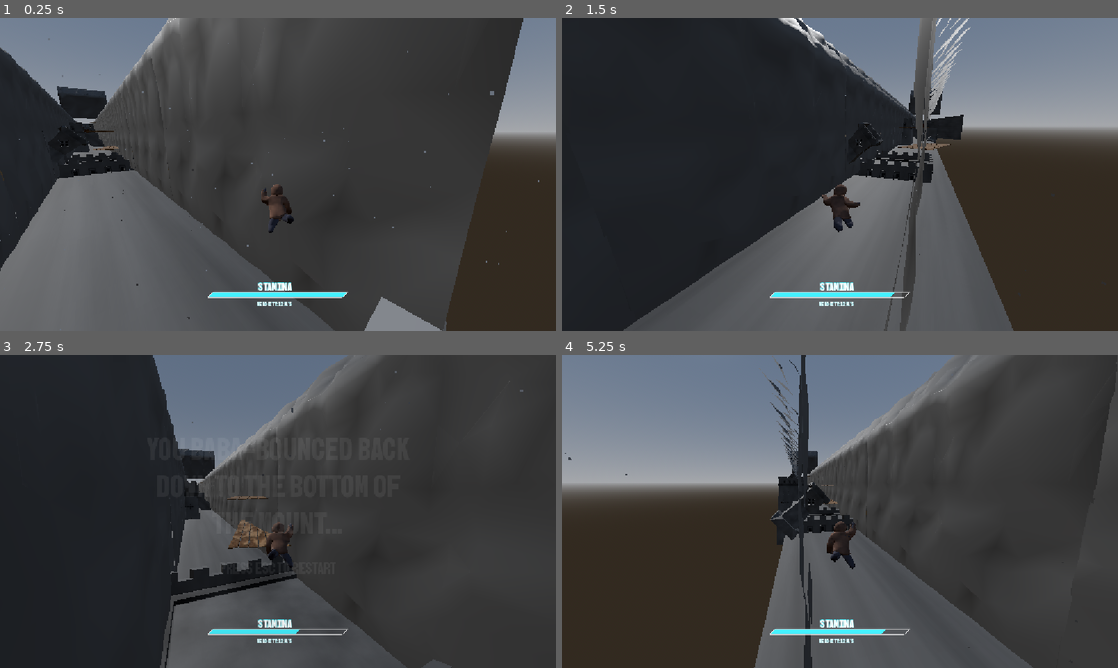
Above: before the commit, frames 1-4 (two rows, left to right).
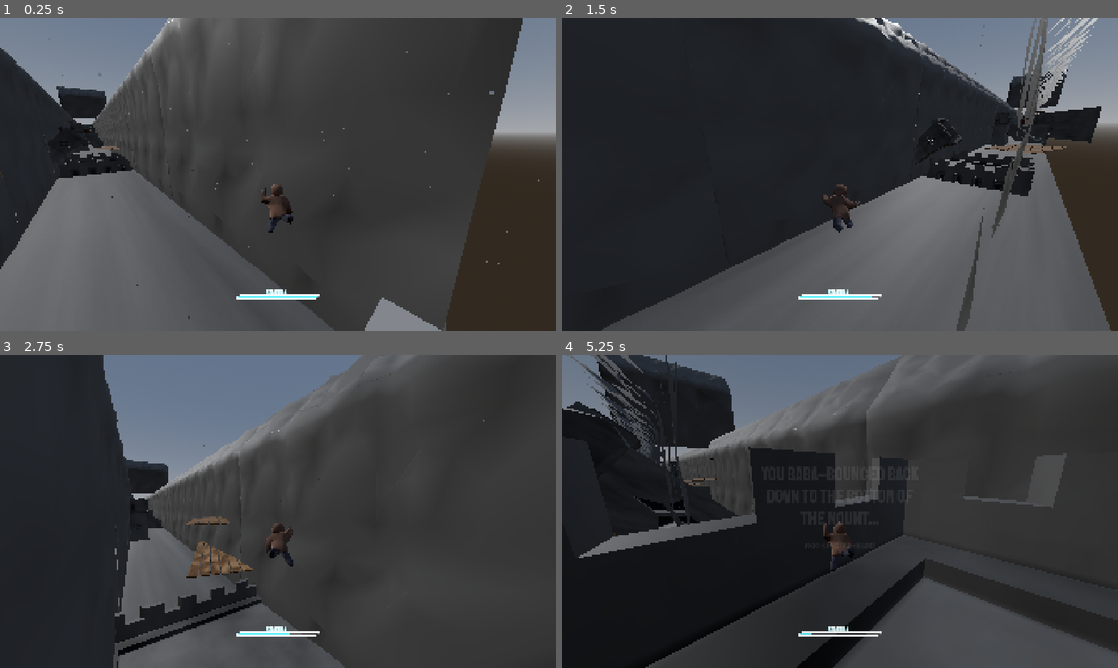
Above: after the commit, the same moments.

Repository: PortalGolem/havenIE2026GameJam
Game: Godot game, scene res://Scenes/Main.tscn
Same seed, same stepped clock (60 frames per second), same inputs: the game is played once before the commit and once after it.
Inputs (mouse positions are in pixels of both pictures, inside the frame that each line leads up to):
- Up to frame 1 (0.25 s): no input
- Up to frame 2 (1.5 s): move the mouse to (867, 174) at 0.52 s; hold Shift (Dash) 0.53-1.28 s; hold W (Forward) from 0.53 s (still down); tap Space (Jump) at 0.77, 0.8, 1.07, 1.35 s; move the mouse to (812, 174) at 1.27 s
- Up to frame 3 (2.75 s): keep holding W (Forward); tap Space (Jump) at 1.52, 1.82, 2.3 s; tap Shift (Dash) at 1.55 s; move the mouse to (289, 505) at 2.02 s; press the mouse at (289, 505) at 2.03 s
- Up to frame 4 (5.25 s): keep holding W (Forward); move the mouse to (834, 517) at 2.77 s; release the mouse at (834, 517) at 2.78 s; tap Shift (Dash) at 2.85, 4.55 s; tap Space (Jump) at 3.02, 3.32, 3.77, 3.8, 4.07, 4.35, 4.52, 4.82 s; move the mouse to (878, 514) at 3.52 s; hold Shift (Dash) 3.53-4.28 s; tap Escape (Settings) at 4.15 s; move the mouse to (795, 508) at 4.27 s; move the mouse to (845, 511) at 5.02 s; press the mouse at (845, 511) at 5.03 s

The runs differ from the first frame. In frame 1, 1.3% of the frame differs, in the area x 0-97%, y 0-100%; in frame 2, 27%; in frame 3, 16%; in frame 4, 51%, in the area x 0-100%, y 0-100%.

Commit message:
FINAL COMMIT.

Diff:
--- a/Objects/StanimaBarGUI.tscn
+++ b/Objects/StanimaBarGUI.tscn
@@ -19,9 +19,9 @@
 anchor_right = 0.5
 anchor_bottom = 1.0
 offset_left = -143.99994
-offset_top = 542.00006
+offset_top = 931.0
 offset_right = 49.919006
-offset_bottom = -33.702576
+offset_bottom = 355.29736
 grow_horizontal = 2
 grow_vertical = 2
 scale = Vector2(1.48, 1.48)
@@ -66,6 +66,7 @@
 text = "STAMINA"
 
 [node name="VelocityBlue" type="RichTextLabel" parent="." unique_id=1677497314]
+visible = false
 layout_mode = 0
 offset_left = 37.16214
 offset_top = 27.702667
--- a/Player/PlayerController.gd
+++ b/Player/PlayerController.gd
@@ -304,6 +304,7 @@
 func check_dash():
 	if dashed && currentDashes < doubleJumpLimit && stanima > stanima_dash_cost:
 		currentDashes += 1
+		currentDashes = min(currentDashes, dashLimit)
 		stanima -= stanima_dash_cost
 		dashed = false
 		currentMovement = MOVEMENT_MODE.DASH
@@ -354,6 +355,7 @@
 	if jumped && currentDoubleJumps < doubleJumpLimit && stanima > stanima_jump_cost:
 		jumped = false
 		currentDoubleJumps += 1
+		currentDoubleJumps = min(currentDoubleJumps, doubleJumpLimit)
 		stanima -= stanima_jump_cost
 		velocity.y = 0
 		velocity += Vector3(doubleJumpVector.x, doubleJumpVector.y, -doubleJumpVector.z)
--- /dev/null
+++ b/Rooms/Random/LASTROOM.tscn
@@ -0,0 +1,145 @@
+[gd_scene format=3 uid="uid://c02spuc7305ws"]
+
+[ext_resource type="PackedScene" uid="uid://cecjcmhwohpui" path="res://Assets/Models/wall_terrain_large.tscn" id="1_v2ii7"]
+[ext_resource type="Texture2D" uid="uid://dnbrywea7oakp" path="res://Materials/Textures/Fortress Wall/Fortress_Wall_Color.png" id="2_il5cp"]
+[ext_resource type="PackedScene" uid="uid://b3ojylgg1ygnb" path="res://Assets/Models/fortress_small.tscn" id="3_fvhtk"]
+[ext_resource type="PackedScene" uid="uid://rw8u3lh3cxnu" path="res://Assets/Models/fortress_large.tscn" id="4_oinbb"]
+[ext_resource type="PackedScene" uid="uid://dwmjji4rgwwhq" path="res://Assets/Models/scaffolding_large.tscn" id="5_vxpr0"]
+[ext_resource type="PackedScene" uid="uid://cboce0h5dut80" path="res://Assets/Models/fortress_wall.tscn" id="6_oinbb"]
+
+[sub_resource type="BoxShape3D" id="BoxShape3D_nqcrh"]
+size = Vector3(76.92703, 12.517578, 1070.3954)
+
+[sub_resource type="StandardMaterial3D" id="StandardMaterial3D_fvhtk"]
+albedo_texture = ExtResource("2_il5cp")
+
+[sub_resource type="BoxMesh" id="BoxMesh_oinbb"]
+size = Vector3(63.843445, 12.417725, 1069.8544)
+
+[node name="Start" type="Node3D" unique_id=362747035]
+
+[node name="WallTerrain_Large5" parent="." unique_id=244975756 instance=ExtResource("1_v2ii7")]
+transform = Transform3D(-2.1855694e-08, 0, 0.5, 0, 0.5, 0, -0.5, 0, -2.1855694e-08, -18.929298, 18.05566, 37.65443)
+
+[node name="WallTerrain_Large6" parent="." unique_id=794121764 instance=ExtResource("1_v2ii7")]
+transform = Transform3D(-2.1855694e-08, 0, 0.5, 0, 0.5, 0, -0.5, 0, -2.1855694e-08, -18.929298, 18.05566, 115.216125)
+
+[node name="WallTerrain_Large7" parent="." unique_id=750821411 instance=ExtResource("1_v2ii7")]
+transform = Transform3D(-2.1855694e-08, 0, 0.5, 0, 0.5, 0, -0.5, 0, -2.1855694e-08, -18.929298, 18.05566, 193.14516)
+
+[node name="WallTerrain_Large8" parent="." unique_id=943974556 instance=ExtResource("1_v2ii7")]
+transform = Transform3D(-2.1855694e-08, 0, 0.5, 0, 0.5, 0, -0.5, 0, -2.1855694e-08, -18.929298, 18.05566, 270.69495)
+
+[node name="WallTerrain_Large9" parent="." unique_id=1935036561 instance=ExtResource("1_v2ii7")]
+transform = Transform3D(-2.1855694e-08, 0, 0.5, 0, 0.5, 0, -0.5, 0, -2.1855694e-08, -18.929298, 18.05566, 344.88455)
+
+[node name="WallTerrain_Large10" parent="." unique_id=1676333359 instance=ExtResource("1_v2ii7")]
+transform = Transform3D(-2.1855694e-08, 0, 0.5, 0, 0.5, 0, -0.5, 0, -2.1855694e-08, -18.929298, 18.05566, 422.44626)
+
+[node name="WallTerrain_Large11" parent="." unique_id=552323125 instance=ExtResource("1_v2ii7")]
+transform = Transform3D(-2.1855694e-08, 0, 0.5, 0, 0.5, 0, -0.5, 0, -2.1855694e-08, -18.929298, 18.05566, 500.37527)
+
+[node name="WallTerrain_Large12" parent="." unique_id=1167981766 instance=ExtResource("1_v2ii7")]
+transform = Transform3D(-2.1855694e-08, 0, 0.5, 0, 0.5, 0, -0.5, 0, -2.1855694e-08, -18.929298, 18.05566, 577.92505)
+
+[node name="WallTerrain_Large13" parent="." unique_id=1910944948 instance=ExtResource("1_v2ii7")]
+transform = Transform3D(-2.1855694e-08, 0, 0.5, 0, 0.5, 0, -0.5, 0, -2.1855694e-08, -18.929298, 18.05566, 646.4204)
+
+[node name="WallTerrain_Large14" parent="." unique_id=2086138320 instance=ExtResource("1_v2ii7")]
+transform = Transform3D(-2.1855694e-08, 0, 0.5, 0, 0.5, 0, -0.5, 0, -2.1855694e-08, -18.929298, 18.05566, 723.9821)
+
+[node name="WallTerrain_Large15" parent="." unique_id=1853807661 instance=ExtResource("1_v2ii7")]
+transform = Transform3D(-2.1855694e-08, 0, 0.5, 0, 0.5, 0, -0.5, 0, -2.1855694e-08, -18.929298, 18.05566, 801.91113)
+
+[node name="WallTerrain_Large16" parent="." unique_id=1684642277 instance=ExtResource("1_v2ii7")]
+transform = Transform3D(-2.1855694e-08, 0, 0.5, 0, 0.5, 0, -0.5, 0, -2.1855694e-08, -18.929298, 18.05566, 879.46094)
+
+[node name="WallTerrain_Large17" parent="." unique_id=570153760 instance=ExtResource("1_v2ii7")]
+transform = Transform3D(-2.1855694e-08, 0, 0.5, 0, 0.5, 0, -0.5, 0, -2.1855694e-08, -18.929298, 18.05566, 952.794)
+
+[node name="WallTerrain_Large18" parent="." unique_id=1407664628 instance=ExtResource("1_v2ii7")]
+transform = Transform3D(-2.1855694e-08, 0, 0.5, 0, 0.5, 0, -0.5, 0, -2.1855694e-08, -18.929298, 18.05566, 1030.3557)
+
+[node name="WallTerrain_Large19" parent="." unique_id=1648024140 instance=ExtResource("1_v2ii7")]
+transform = Transform3D(-2.1855694e-08, 0, -0.5, 0, 0.5, 0, 0.5, 0, -2.1855694e-08, 20.758917, 18.05566, 37.65443)
+
+[node name="WallTerrain_Large20" parent="." unique_id=1989932862 instance=ExtResource("1_v2ii7")]
+transform = Transform3D(-2.1855694e-08, 0, -0.5, 0, 0.5, 0, 0.5, 0, -2.1855694e-08, 20.758917, 18.05566, 115.216125)
+
+[node name="WallTerrain_Large21" parent="." unique_id=230763743 instance=ExtResource("1_v2ii7")]
+transform = Transform3D(-2.1855694e-08, 0, -0.5, 0, 0.5, 0, 0.5, 0, -2.1855694e-08, 20.758917, 18.05566, 193.14516)
+
+[node name="WallTerrain_Large22" parent="." unique_id=1087474604 instance=ExtResource("1_v2ii7")]
+transform = Transform3D(-2.1855694e-08, 0, -0.5, 0, 0.5, 0, 0.5, 0, -2.1855694e-08, 20.758917, 18.05566, 270.69495)
+
+[node name="WallTerrain_Large23" parent="." unique_id=1081569123 instance=ExtResource("1_v2ii7")]
+transform = Transform3D(-2.1855694e-08, 0, -0.5, 0, 0.5, 0, 0.5, 0, -2.1855694e-08, 20.758917, 18.05566, 344.88455)
+
+[node name="WallTerrain_Large24" parent="." unique_id=2117964440 instance=ExtResource("1_v2ii7")]
+transform = Transform3D(-2.1855694e-08, 0, -0.5, 0, 0.5, 0, 0.5, 0, -2.1855694e-08, 20.758917, 18.05566, 422.44626)
+
+[node name="WallTerrain_Large25" parent="." unique_id=1120582090 instance=ExtResource("1_v2ii7")]
+transform = Transform3D(-2.1855694e-08, 0, -0.5, 0, 0.5, 0, 0.5, 0, -2.1855694e-08, 20.758917, 18.05566, 500.37527)
+
+[node name="WallTerrain_Large26" parent="." unique_id=2082407268 instance=ExtResource("1_v2ii7")]
+transform = Transform3D(-2.1855694e-08, 0, -0.5, 0, 0.5, 0, 0.5, 0, -2.1855694e-08, 20.758917, 18.05566, 577.92505)
+
+[node name="WallTerrain_Large27" parent="." unique_id=1573599562 instance=ExtResource("1_v2ii7")]
+transform = Transform3D(-2.1855694e-08, 0, -0.5, 0, 0.5, 0, 0.5, 0, -2.1855694e-08, 20.758917, 18.05566, 646.4204)
+
+[node name="WallTerrain_Large28" parent="." unique_id=1476073636 instance=ExtResource("1_v2ii7")]
+transform = Transform3D(-2.1855694e-08, 0, -0.5, 0, 0.5, 0, 0.5, 0, -2.1855694e-08, 20.758917, 18.05566, 723.9821)
+
+[node name="WallTerrain_Large29" parent="." unique_id=432737372 instance=ExtResource("1_v2ii7")]
+transform = Transform3D(-2.1855694e-08, 0, -0.5, 0, 0.5, 0, 0.5, 0, -2.1855694e-08, 20.758917, 18.05566, 801.91113)
+
+[node name="WallTerrain_Large30" parent="." unique_id=274894941 instance=ExtResource("1_v2ii7")]
+transform = Transform3D(-2.1855694e-08, 0, -0.5, 0, 0.5, 0, 0.5, 0, -2.1855694e-08, 20.758917, 18.05566, 879.46094)
+
+[node name="WallTerrain_Large31" parent="." unique_id=1737857260 instance=ExtResource("1_v2ii7")]
+transform = Transform3D(-2.1855694e-08, 0, -0.5, 0, 0.5, 0, 0.5, 0, -2.1855694e-08, 20.758917, 18.05566, 952.794)
+
+[node name="WallTerrain_Large32" parent="." unique_id=1721014972 instance=ExtResource("1_v2ii7")]
+transform = Transform3D(-2.1855694e-08, 0, -0.5, 0, 0.5, 0, 0.5, 0, -2.1855694e-08, 20.672516, 18.05566, 1030.3557)
+
+[node name="End" type="Node3D" parent="." unique_id=1786366629]
+transform = Transform3D(1, 0, 0, 0, 1, 0, 0, 0, 1, 0, 6.4502883, 1069.5483)
+
+[node name="Floor" type="StaticBody3D" parent="." unique_id=1262228934]
+collision_layer = 4
+
+[node name="CollisionShape3D" type="CollisionShape3D" parent="Floor" unique_id=1087888448]
+transform = Transform3D(1, 0, 0, 0, 1, 0, 0, 0, 1, 6.3745613, -32.268875, 534.2036)
+shape = SubResource("BoxShape3D_nqcrh")
+
+[node name="MeshInstance3D" type="MeshInstance3D" parent="Floor" unique_id=2051339932]
+transform = Transform3D(1, 0, 0, 0, 1, 0, 0, 0, 1, -0.25375366, -32.25937, 533.8847)
+material_override = SubResource("StandardMaterial3D_fvhtk")
+mesh = SubResource("BoxMesh_oinbb")
+
+[node name="FortressSmall" parent="." unique_id=1959204486 instance=ExtResource("3_fvhtk")]
+transform = Transform3D(0.50715274, -0.64920646, 0, 0.621054, 0.53014207, 0, 0, 0, 1.9759278, 11.089572, -0.39601135, 32.491173)
+
+[node name="FortressSmall" parent="FortressSmall" unique_id=439374264 instance=ExtResource("3_fvhtk")]
+transform = Transform3D(1.0546252, -0.48896423, 0, 1.2914833, 0.3992884, 0, 0, 0, 1.0038244, 11.089572, -0.39601135, 32.491173)
+
+[node name="FortressLarge" parent="." unique_id=2112361084 instance=ExtResource("4_oinbb")]
+transform = Transform3D(1, 0, 0, 0, 1, 0, 0, 0, 1, -33.596302, 28.636307, 215.52354)
+
+[node name="ScaffoldingLarge" parent="." unique_id=90800242 instance=ExtResource("5_vxpr0")]
+transform = Transform3D(1, 0, 0, 0, 0.9533891, -0.30174354, 0, 0.30174354, 0.9533891, 11.9037075, 2.6687622, 329.67258)
+
+[node name="WallTerrain_Large" parent="." unique_id=484023909 instance=ExtResource("1_v2ii7")]
+transform = Transform3D(-0.9999818, 0, 0.006031087, 0, 1, 0, -0.006031087, 0, -0.9999818, 0.39728546, -54.38473, 448.06625)
+
+[node name="FortressWall" parent="." unique_id=1702138080 instance=ExtResource("6_oinbb")]
+transform = Transform3D(0.02569007, 0, -0.99966997, 0, 1, 0, 0.99966997, 0, 0.02569007, 7.815502, -3.1341553, 733.6929)
+
+[node name="ScaffoldingLarge2" parent="." unique_id=1665671311 instance=ExtResource("5_vxpr0")]
+transform = Transform3D(1, 0, 0, 0, 1, 0, 0, 0, 1, 11.903715, 22.72976, 509.01318)
+
+[node name="FortressSmall2" parent="." unique_id=180925727 instance=ExtResource("3_fvhtk")]
+transform = Transform3D(0.23696518, 0.97151816, 0, -0.97151816, 0.23696518, 0, 0, 0, 1, -9.621714, 13.915207, 613.62427)
+
+[node name="FortressWall2" parent="." unique_id=31908021 instance=ExtResource("6_oinbb")]
+transform = Transform3D(0.020092102, 0, 0.9997981, 0, 1, 0, -0.9997981, 0, 0.020092102, -6.8958206, -9.52536, 965.9863)
--- a/Rooms/Random/POPOPOPPOPPO.tscn
+++ b/Rooms/Random/POPOPOPPOPPO.tscn
@@ -136,3 +136,12 @@
 
 [node name="FortressSmall5" parent="." unique_id=2100246598 instance=ExtResource("3_j6nms")]
 transform = Transform3D(1, 0, 0, 0, 1, 0, 0, 0, 1, 3.948782, 14.012592, 493.3944)
+
+[node name="ScaffoldingLarge2" parent="." unique_id=1738079554 instance=ExtResource("5_hel6h")]
+transform = Transform3D(1, 0, 0, 0, -0.033241272, -0.99944735, 0, 0.99944735, -0.033241272, -8.446571, -12.557446, 683.2899)
+
+[node name="FortressSmall6" parent="." unique_id=1261484714 instance=ExtResource("3_j6nms")]
+transform = Transform3D(0.71784735, 0.69620055, 0, -0.69620055, 0.71784735, 0, 0, 0, 1, -9.045103, -4.0264816, 829.97974)
+
+[node name="FortressSmall7" parent="." unique_id=1413483428 instance=ExtResource("3_j6nms")]
+transform = Transform3D(0.55710685, -0.8304408, 0, 0.8304408, 0.55710685, 0, 0, 0, 1, 10.866249, -0.62490845, 966.6022)
--- a/Scenes/Main.tscn
+++ b/Scenes/Main.tscn
@@ -66,7 +66,7 @@
 dash_speed = 12.5
 dash_lock_time = 30.0
 stanima = 100
-stanima_regeneration = 5.0
+stanima_regeneration = 7.5
 doubleJumpLimit = 2
 dashLimit = 1
 
--- a/Scripts/procedural.gd
+++ b/Scripts/procedural.gd
@@ -5,7 +5,8 @@
 var End_Room = preload("res://Rooms/Fixed/End_Room.tscn");
 var End_Room_Inst
 
-var Random_Rooms = ["res://Rooms/Random/Test_Room.tscn", "res://Rooms/Random/Test_Room2.tscn"]
+var Random_Rooms = ["res://Rooms/Random/Test_Room.tscn", "res://Rooms/Random/Test_Room2.tscn",
+"res://Rooms/Random/LASTROOM.tscn", "res://Rooms/Random/POPOPOPPOPPO.tscn", "res://Rooms/Random/Room_01.tscn", ]
 var Room_Amount = 20
 var Rand_Room_Inst:Array
 var Scene
--- a/project.godot
+++ b/project.godot
@@ -17,6 +17,8 @@
 
 [display]
 
+window/size/viewport_width=1920
+window/size/viewport_height=1080
 window/stretch/mode="canvas_items"
 window/stretch/aspect="expand"
 window/canvas_textures/default_texture_filter=0
